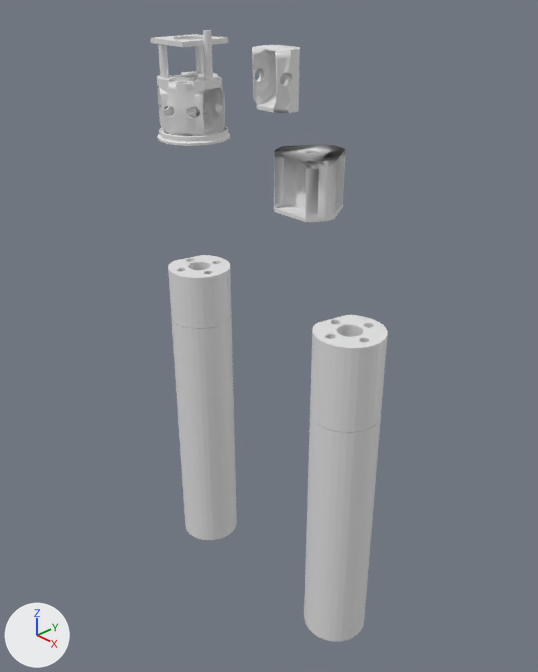
An edit to the Blender file Enclosure/VP9/VP9.blend, drawn before and after from the same camera.
Before and after are seen from a 50 mm lens placed at (0.41, -0.318, 0.058), pointed at (0.074, 0.001, -0.18). Every picture has the same lights, and +X, +Y and +Z are marked at lower left. The picture after the commit comes second.

Names of what the first picture shows: 'Camera_Housing', 'Camera_Housing.001', 'Camera_Housing_ext', 'Static_mount', 'wheel_cover', 'wheel_mnt'.
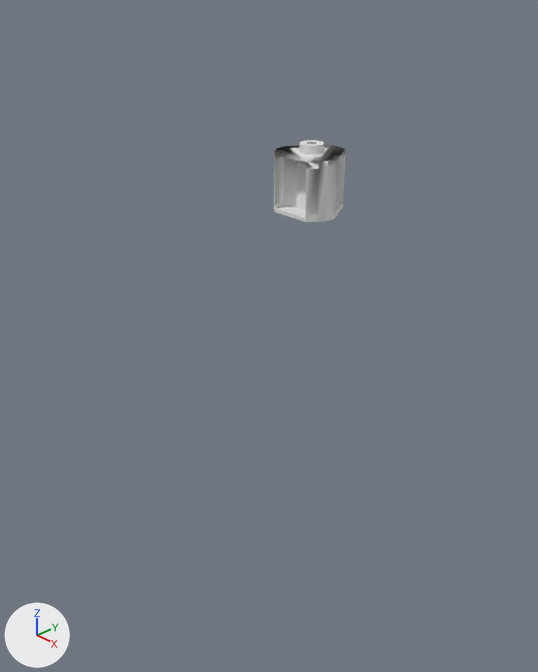
Patch to the scene script:
```diff
--- a/Enclosure/VP9/VP9.blend.py
+++ b/Enclosure/VP9/VP9.blend.py
@@ ob_camera_housing_ext @@
 ob_camera_housing_ext.scale = (0.0228, 0.0228, -0.0527)
+ob_camera_housing_ext.hide_set(True)
@@ ob_camera_housing @@
 ob_camera_housing.scale = (0.0228, 0.0228, -0.0527)
+ob_camera_housing.hide_set(True)
@@ ob_static_mount @@
 ob_static_mount.scale = (0.025, 0.025, 0.01)
+ob_static_mount.hide_set(True)
@@ ob_wheel_cover @@
 ob_wheel_cover = bpy.data.objects.new('wheel_cover', me_torus_003)
-ob_wheel_cover.location = (0.1111, -0.0263, -0.0022)
+ob_wheel_cover.location = (0.1111, -0.0263, 0.0006)
 ob_wheel_cover.rotation_euler = (0.0, 0.0, 1.053)  # degrees (0, 0, 60)
 ob_wheel_cover.scale = (0.0246, 0.0246, 0.00984)
+ob_wheel_cover.hide_set(True)
@@ ob_camera_housing_001 @@
 ob_camera_housing_001.scale = (0.0228, 0.0228, -0.0527)
+ob_camera_housing_001.hide_set(True)
```

Boxes [x1, y1, x2, y2] around the edits, measured in the pictures (538 x 672 px):
'Camera_Housing.001', hidden
    before: [304, 315, 388, 642]
'Camera_Housing', hidden
    before: [171, 316, 237, 540]
'Static_mount', hidden
    before: [150, 30, 230, 146]
'Camera_Housing_ext', hidden
    before: [168, 255, 232, 329]
'wheel_cover', hidden
    before: [252, 45, 300, 113]
